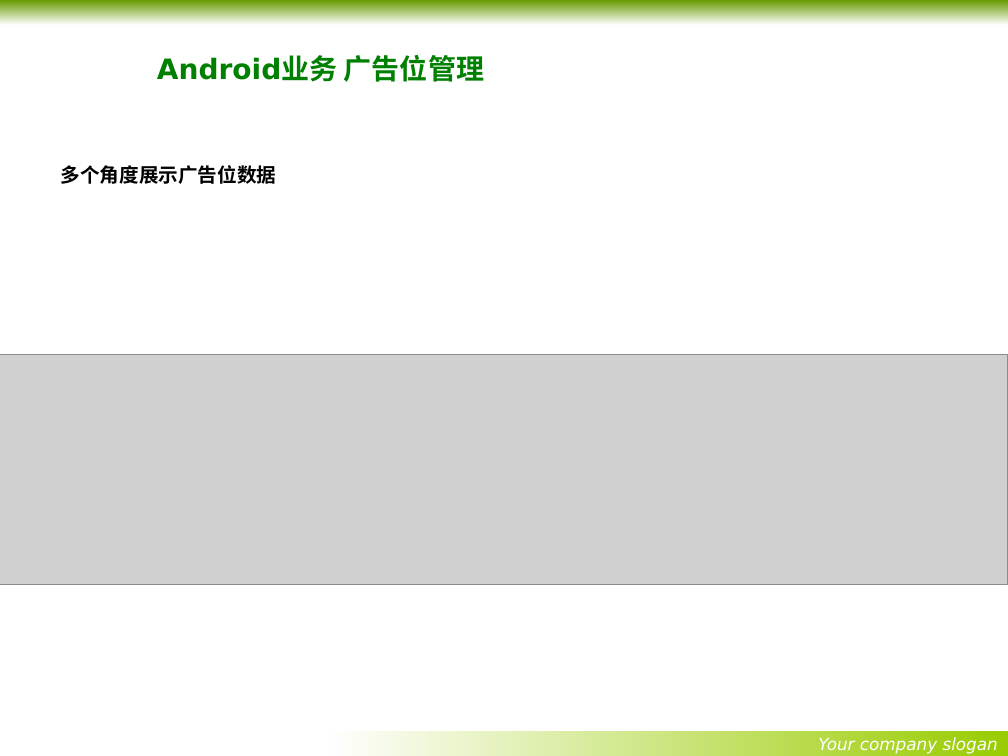
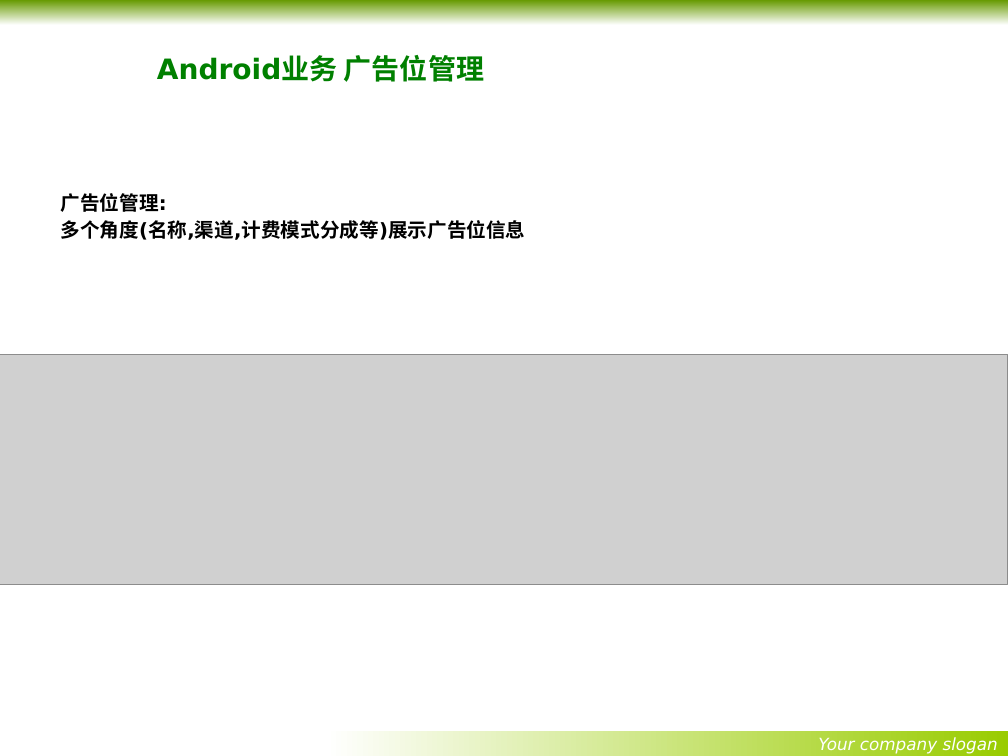
Before and after one commit to wangxiqunlucky/x-mind, a slide deck: slide 10 of youyun/优云项目讲解内容-最终正式版.pptx (slide 9 before the commit). Drawn at 1008x756 pixels with LibreOffice and Linux fonts; fonts in the diff are those of the drawing; grey boxes stand for pictures; background and template pictures are left out. Boxes give left, top, right and bottom in pixels: in the first picture for what was removed or moved away, otherwise in the second. Text is boxed around its words. In the diff, an @@ line names an element or a change of style, - is before the commit and + after.

```diff
--- a/youyun/优云项目讲解内容-最终正式版.pptx
+++ b/youyun/优云项目讲解内容-最终正式版.pptx
@@ text at [60,193,525,240]: text changed @@
-多个角度展示广告位数据
+广告位管理:
+多个角度(名称,渠道,计费模式分成等)展示广告位信息
```
Also in this commit, not shown: 6 other slides changed, 6 slides added, 5 other files.
